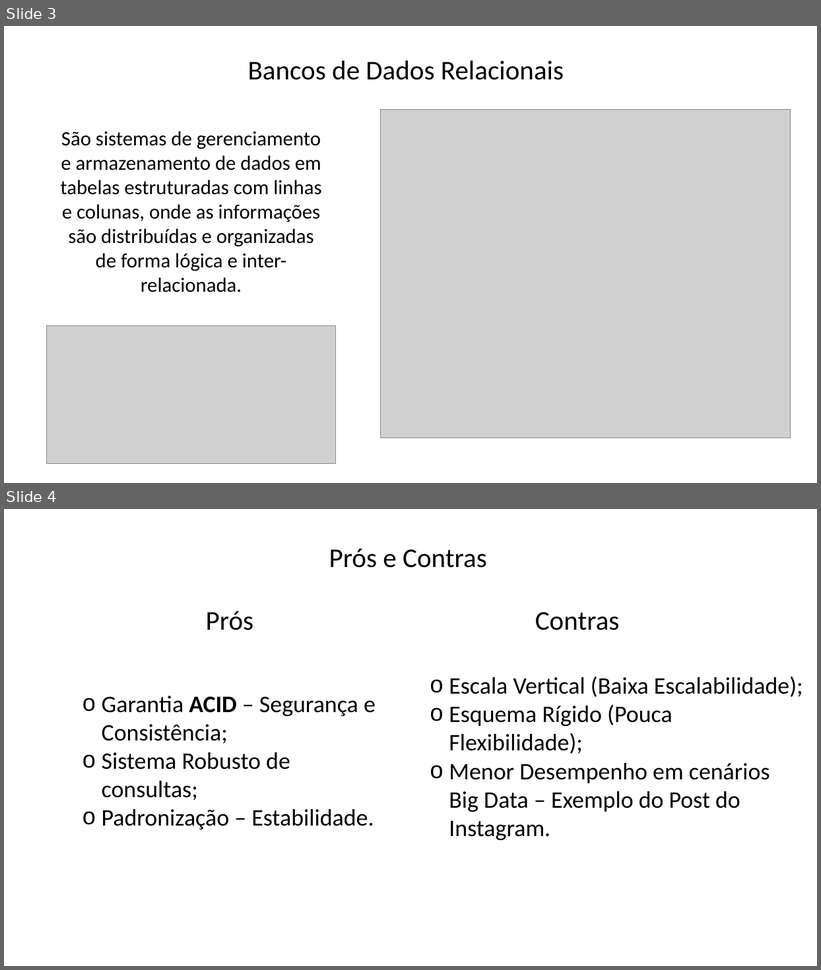
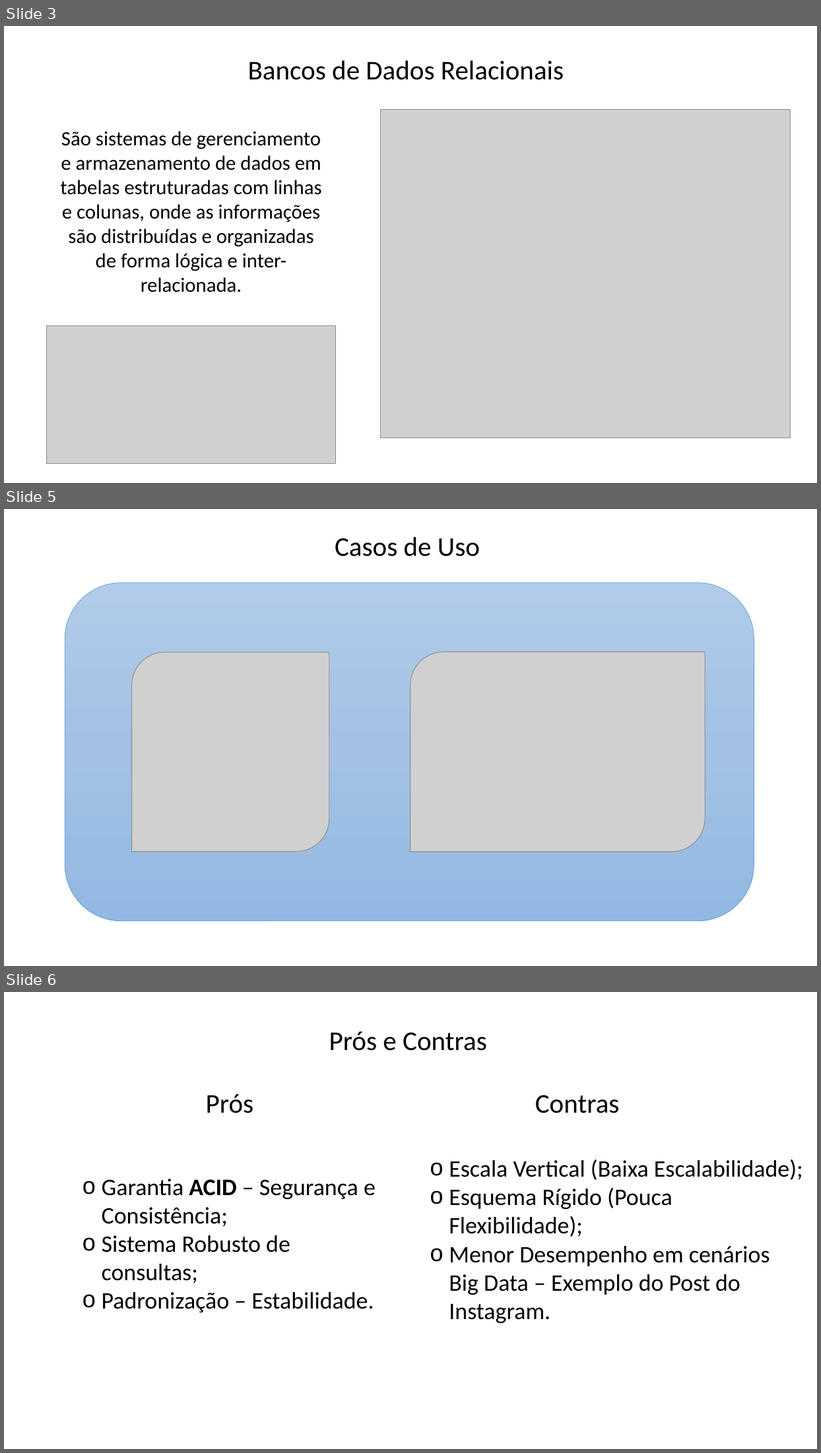
Before and after one commit to Felipe-Tagawa/C07-Monitoria, a slide deck: Aula 02/IntroduçãoBD.pptx. Shown one above the other, each under a label of ours: slides 3 and 4 before the commit, slides 3, 5 and 6 after it; the slides between them are not shown. The pictures are 821x970 and 821x1453 pixels, drawn with LibreOffice and Linux fonts; fonts in the diff are those of the drawing; grey boxes stand for pictures; background and template pictures are left out. Boxes give left, top, right and bottom in pixels: in the first picture for what was removed or moved away, otherwise in the second. Text is boxed around its words. In the diff, an @@ line names an element or a change of style, - is before the commit and + after.

```diff
--- a/Aula 02/IntroduçãoBD.pptx
+++ b/Aula 02/IntroduçãoBD.pptx
@@ slide 5 added at bbox=[4, 509, 817, 966], background picture (left out) @@
@@ text added at bbox=[335, 537, 480, 557], 32 pt, text #000000 @@
+Casos de Uso
@@ rounded rectangle added at bbox=[65, 583, 754, 921], fill gradient #B1CBE9 to #A3C1E5 to #93B9E4, outline #5B9BD5 0.5 pt @@
@@ picture added at bbox=[132, 652, 330, 852] @@
@@ picture added at bbox=[411, 652, 705, 852] @@
@@ what was slide 4 is now slide 6 @@
```
Also in this commit, not shown: 2 slides changed, 1 other slide added, 11 other files.
